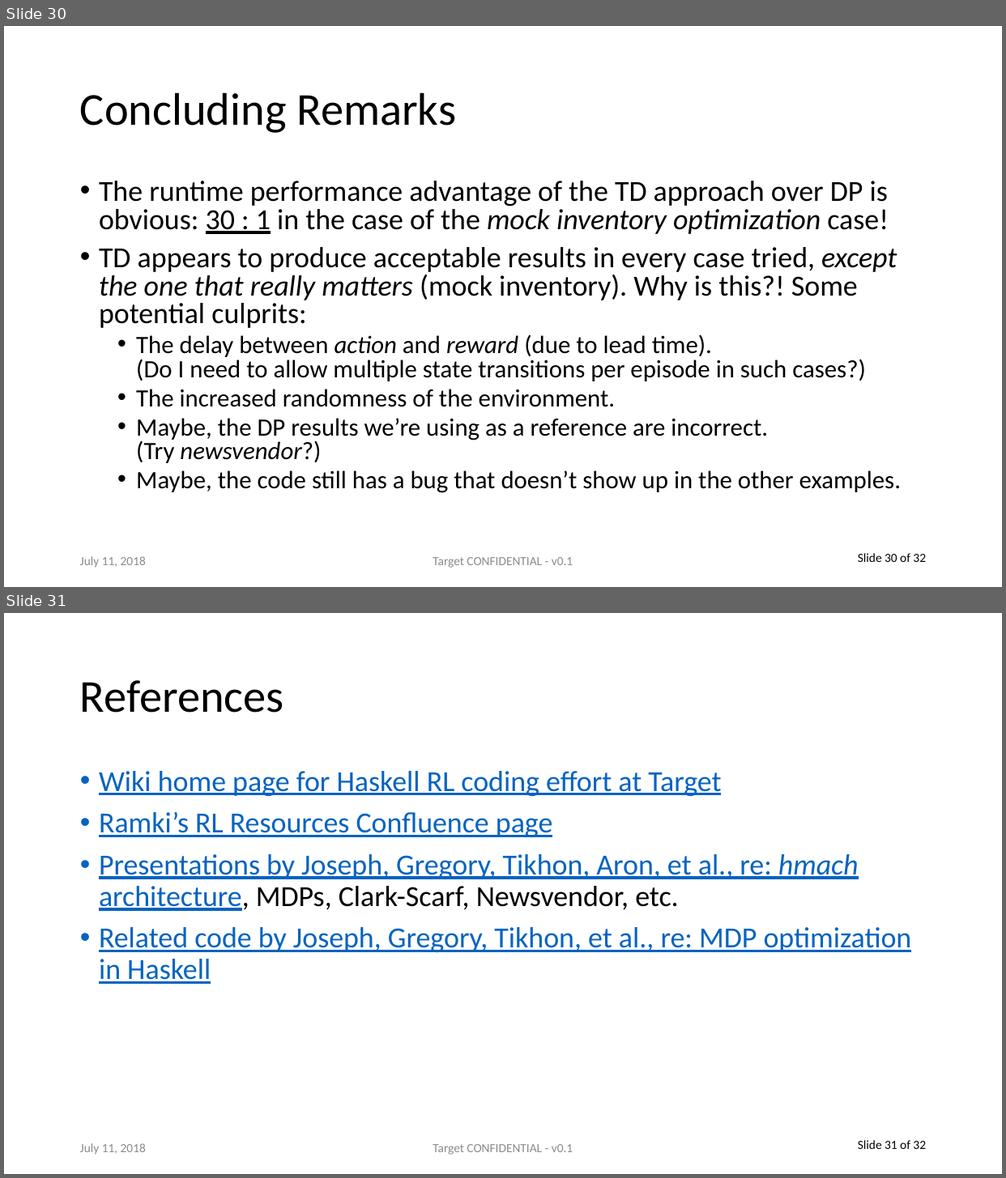
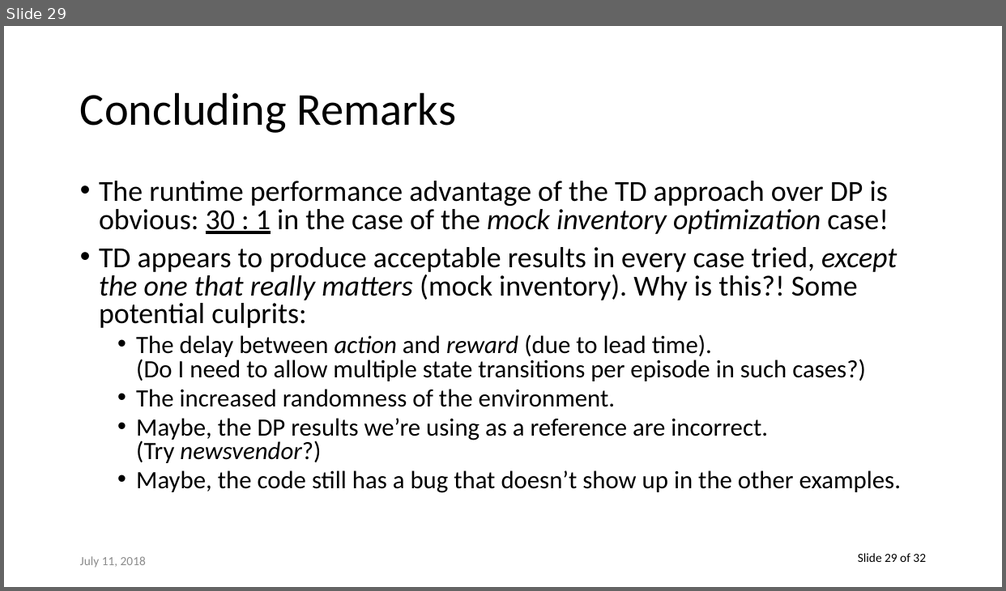
Before and after one commit to capn-freako/haskell-rl, a slide deck: GPI_Announce.pptx. Shown one above the other, each under a label of ours: slides 30 and 31 before the commit, slide 29 after it. The pictures are 1006x1178 and 1006x591 pixels, drawn with LibreOffice and Linux fonts; fonts in the diff are those of the drawing. Boxes give left, top, right and bottom in pixels: in the first picture for what was removed or moved away, otherwise in the second. Text is boxed around its words. In the diff, an @@ line names an element or a change of style, - is before the commit and + after.

```diff
--- a/GPI_Announce.pptx
+++ b/GPI_Announce.pptx
@@ slide 31 removed at (4, 613, 1002, 1174), background #FFFFFF; not listed: 1 template element that a slide beside it also shows @@
@@ title removed at (80, 680, 284, 713) @@
-References
@@ text removed at (99, 771, 912, 984) @@
-• Wiki home page for Haskell RL coding effort at Target
-• Ramki’s RL Resources Confluence page
-• Presentations by Joseph, Gregory, Tikhon, Aron, et al., re: hmach architecture, MDPs, Clark-Scarf, Newsvendor, etc.
-• Related code by Joseph, Gregory, Tikhon, et al., re: MDP optimization in Haskell
@@ text removed at (80, 1144, 146, 1155) @@
-July 11, 2018
@@ text removed at (432, 1144, 573, 1155) @@
-Target CONFIDENTIAL - v0.1
@@ what was slide 30 is now slide 29 @@
@@ slide 29 changed as well @@
@@ text removed at (432, 557, 573, 568) @@
-Target CONFIDENTIAL - v0.1
@@ text at (858, 553, 926, 562): text changed @@
-Slide 30 of 32
+Slide 29 of 32
```
Also in this commit, not shown: 28 other slides changed, 2 other slides removed, 45 other files.
